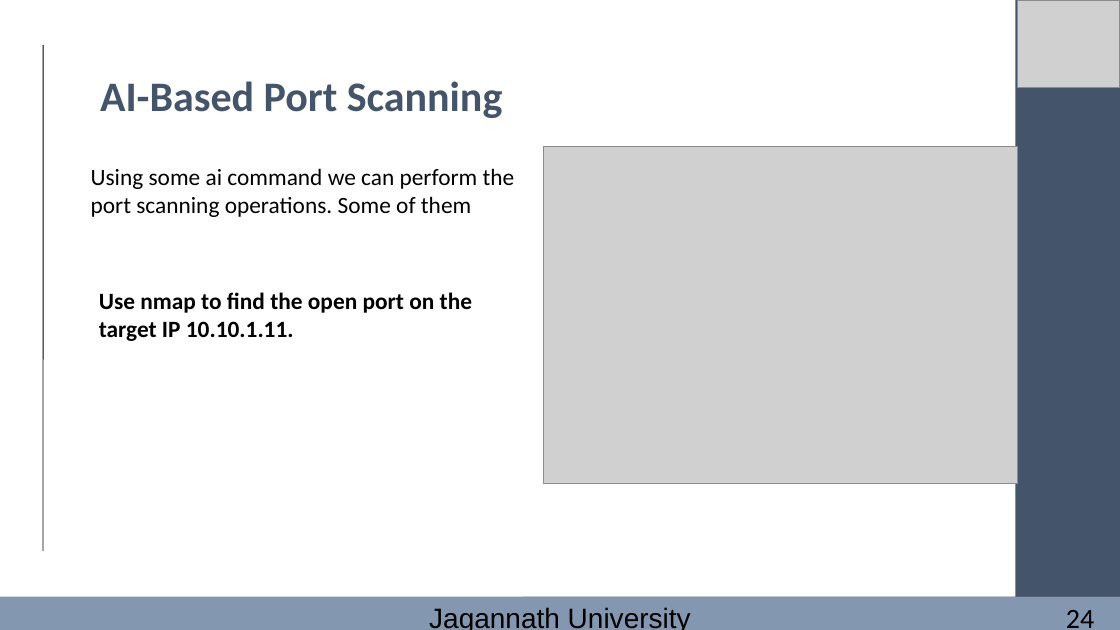
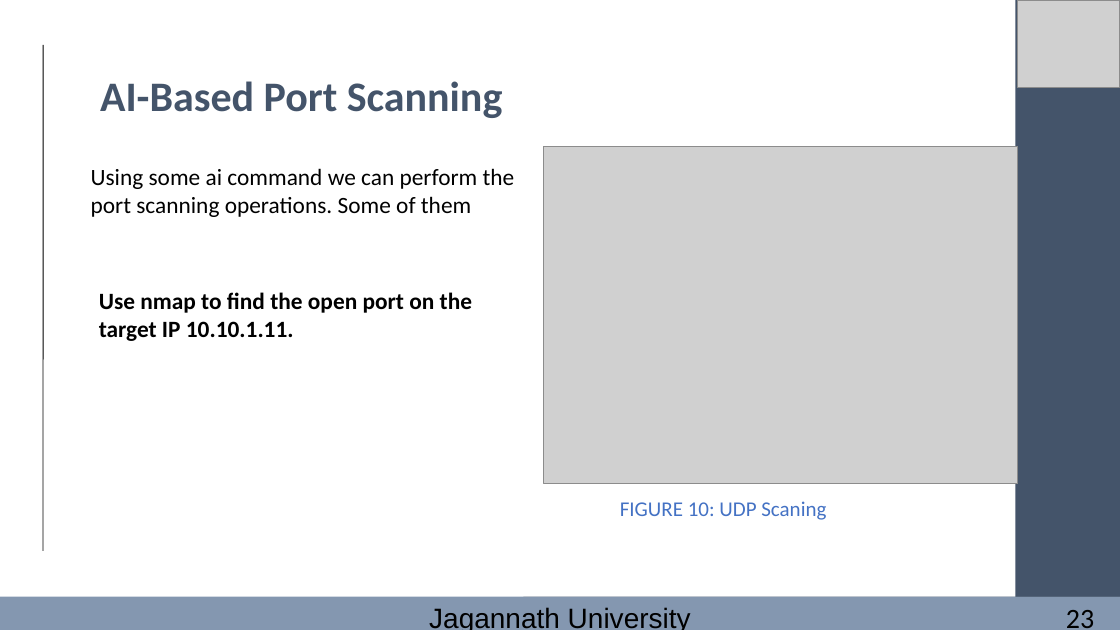
Before and after one commit to FarhanaSuci/MSc_JnU_PresentationSlides, a slide deck: slide 23 of Presentetion_EthicalHacking (1).pptx. Drawn at 1120x630 pixels with LibreOffice and Linux fonts; fonts in the diff are those of the drawing; grey boxes stand for pictures. Boxes give left, top, right and bottom in pixels: in the first picture for what was removed or moved away, otherwise in the second. Text is boxed around its words. In the diff, an @@ line names an element or a change of style, - is before the commit and + after.

```diff
--- a/Presentetion_EthicalHacking (1).pptx
+++ b/Presentetion_EthicalHacking (1).pptx
@@ text added at (620, 501, 826, 520), 18 pt, text #4472C4 @@
+FIGURE 10: UDP Scaning
@@ text at (1066, 610, 1094, 628): text changed @@
-24
+23
```
Also in this commit, not shown: 30 other slides changed.
